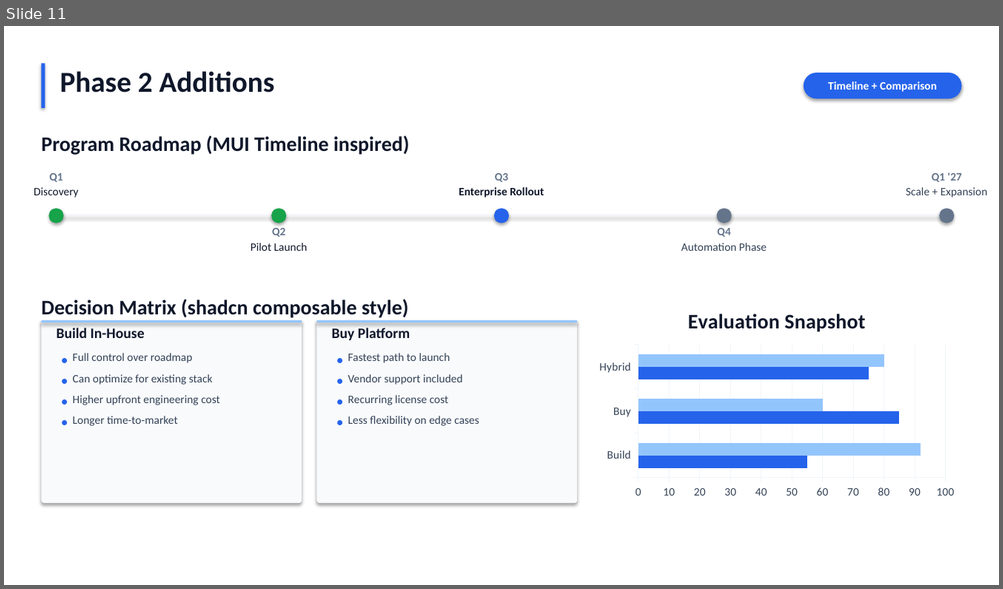
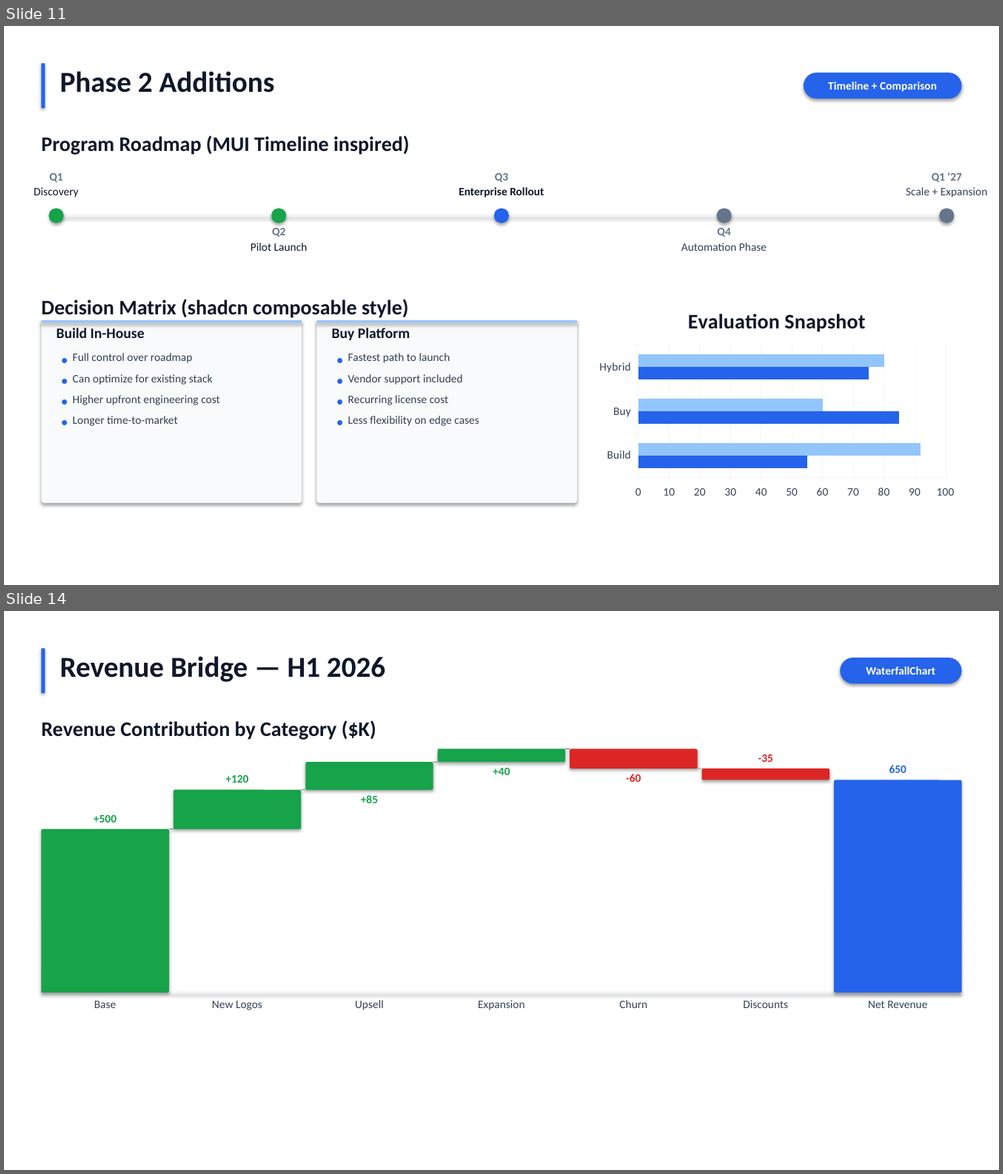
Before and after one commit to lhuasheng/PowerpointComponents, a slide deck: examples/demo_light.pptx. Shown one above the other, each under a label of ours: slide 11 before the commit, slides 11 and 14 after it; the slides between them are not shown. The pictures are 1003x589 and 1003x1174 pixels, drawn with LibreOffice and Linux fonts; fonts in the diff are those of the drawing. Boxes give left, top, right and bottom in pixels: in the first picture for what was removed or moved away, otherwise in the second. Text is boxed around its words. In the diff, an @@ line names an element or a change of style, - is before the commit and + after.

```diff
--- a/examples/demo_light.pptx
+++ b/examples/demo_light.pptx
@@ slide 14 added at (x1=4, y1=611, x2=999, y2=1170), background #FFFFFF @@
@@ rectangle added at (x1=41, y1=648, x2=45, y2=693), fill #2563EB @@
@@ text added at (x1=60, y1=656, x2=385, y2=682), 28 pt, text #0F172A, bold @@
+Revenue Bridge — H1 2026
@@ rounded rectangle added at (x1=839, y1=658, x2=962, y2=684), fill #2563EB, 11 pt, text #FFFFFF, bold @@
+WaterfallChart
@@ text added at (x1=41, y1=721, x2=376, y2=740), 20 pt, text #0F172A, bold @@
+Revenue Contribution by Category ($K)
@@ rounded rectangle added at (x1=305, y1=763, x2=433, y2=790), fill #16A34A @@
@@ rectangle added at (x1=433, y1=762, x2=438, y2=763), fill #64748B @@
@@ rounded rectangle added at (x1=438, y1=749, x2=565, y2=763), fill #16A34A @@
@@ rectangle added at (x1=565, y1=749, x2=569, y2=749), fill #64748B @@
@@ rounded rectangle added at (x1=569, y1=749, x2=697, y2=769), fill #DC2626 @@
@@ text added at (x1=758, y1=755, x2=773, y2=762), 11 pt, text #DC2626, bold @@
+-35
@@ text added at (x1=889, y1=765, x2=906, y2=773), 11 pt, text #2563EB, bold @@
+650
@@ text added at (x1=225, y1=775, x2=248, y2=783), 11 pt, text #16A34A, bold @@
++120
@@ text added at (x1=492, y1=768, x2=509, y2=775), 11 pt, text #16A34A, bold @@
++40
@@ text added at (x1=626, y1=774, x2=640, y2=782), 11 pt, text #DC2626, bold @@
+-60
@@ rectangle added at (x1=697, y1=769, x2=702, y2=769), fill #64748B @@
@@ rounded rectangle added at (x1=702, y1=769, x2=829, y2=780), fill #DC2626 @@
@@ rounded rectangle added at (x1=834, y1=780, x2=962, y2=993), fill #2563EB @@
@@ rounded rectangle added at (x1=173, y1=790, x2=301, y2=829), fill #16A34A @@
@@ rectangle added at (x1=301, y1=789, x2=305, y2=790), fill #64748B @@
@@ text added at (x1=361, y1=795, x2=378, y2=803), 11 pt, text #16A34A, bold @@
++85
@@ rounded rectangle added at (x1=41, y1=829, x2=169, y2=993), fill #16A34A @@
@@ text added at (x1=94, y1=815, x2=116, y2=823), 11 pt, text #16A34A, bold @@
++500
@@ rectangle added at (x1=169, y1=829, x2=173, y2=829), fill #64748B @@
@@ rectangle added at (x1=41, y1=992, x2=962, y2=993), fill #F1F5F9 @@
@@ text added at (x1=94, y1=1001, x2=116, y2=1008), 11 pt, text #334155 @@
+Base
@@ text added at (x1=212, y1=1001, x2=262, y2=1011), 11 pt, text #334155 @@
+New Logos
@@ text added at (x1=355, y1=1000, x2=384, y2=1011), 11 pt, text #334155 @@
+Upsell
@@ text added at (x1=478, y1=1000, x2=525, y2=1011), 11 pt, text #334155 @@
+Expansion
@@ text added at (x1=619, y1=1000, x2=647, y2=1008), 11 pt, text #334155 @@
+Churn
@@ text added at (x1=743, y1=1000, x2=788, y2=1008), 11 pt, text #334155 @@
+Discounts
@@ text added at (x1=868, y1=1001, x2=927, y2=1008), 11 pt, text #334155 @@
+Net Revenue
```
Also in this commit, not shown: 2 other slides added, 15 other files.
